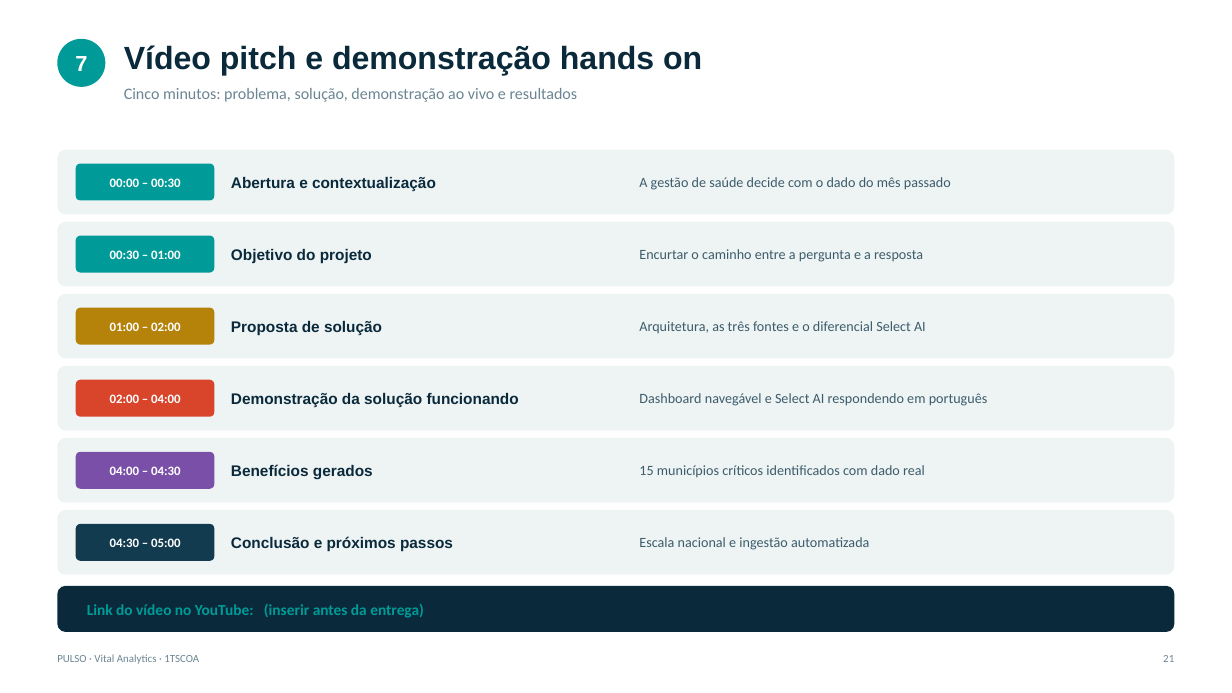
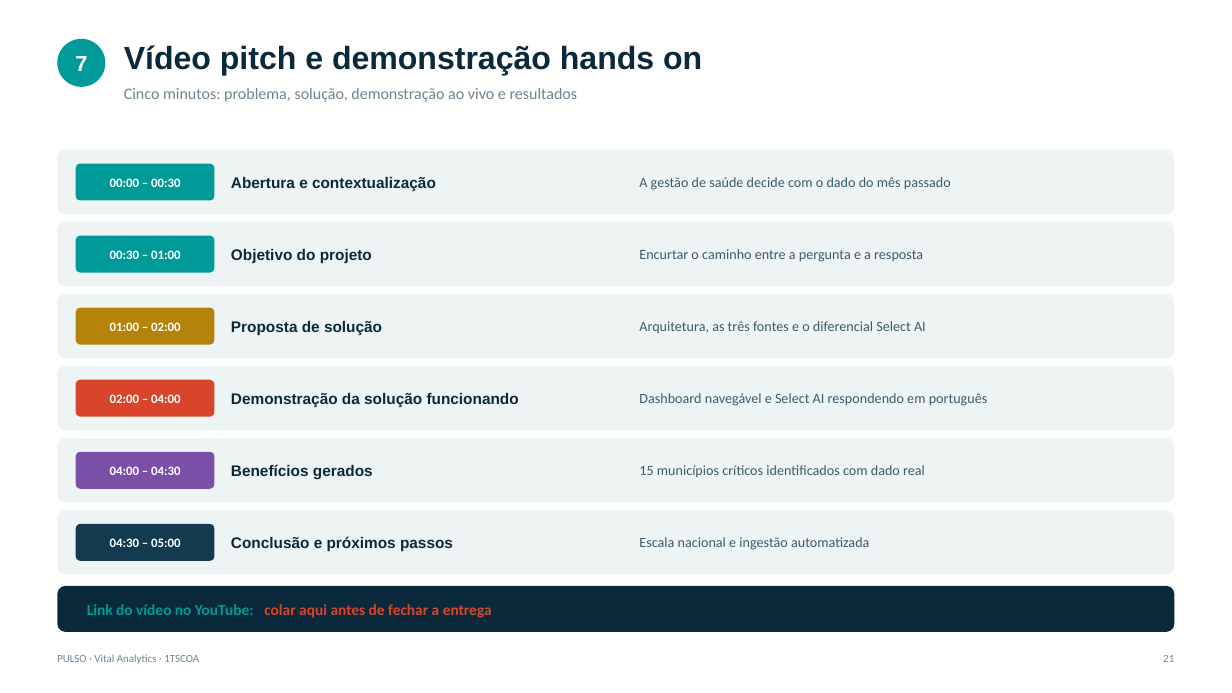
Before and after one commit to nelsondiniz-p/pulso-vital-analytics, a slide deck: slide 21 of EC_Sprint_2_1TSCO_EvidenciasConstrucao_PULSO_VitalAnalytics.pptx. Drawn at 1232x693 pixels with LibreOffice and Linux fonts; fonts in the diff are those of the drawing. Boxes give left, top, right and bottom in pixels: in the first picture for what was removed or moved away, otherwise in the second. Text is boxed around its words. In the diff, an @@ line names an element or a change of style, - is before the commit and + after.

Commit message:
Separa documentacao tecnica de material interno da equipe
O repositorio publico e o entregavel tecnico do projeto. Tres coisas nao
pertenciam a ele:

- docs/guia_oracle.md era um tutorial de criacao de conta na Oracle Cloud,
  escrito para a propria equipe. Reescrito como docs/implantacao_oracle.md,
  na voz do projeto: pre-requisitos, ordem de execucao dos scripts, validacao
  da carga e diagnostico da camada Select AI.
- docs/roteiro_video_pitch.md era o roteiro de fala da equipe, nao documentacao
  da solucao. Sai do repositorio e segue disponivel fora dele.
- As notas do apresentador do deck citavam pesos de avaliacao e traziam
  lembretes operacionais. Reescritas como orientacao de conteudo.

README e deck atualizados para a nova referencia.

```diff
--- a/EC_Sprint_2_1TSCO_EvidenciasConstrucao_PULSO_VitalAnalytics.pptx
+++ b/EC_Sprint_2_1TSCO_EvidenciasConstrucao_PULSO_VitalAnalytics.pptx
@@ text at (x1=87, y1=604, x2=492, y2=618): text changed; text colour #009B98 to #D9452B @@
-Link do vídeo no YouTube: (inserir antes da entrega)
+Link do vídeo no YouTube: colar aqui antes de fechar a entrega
```
Also in this commit, not shown: 1 other slide changed, 6 other files.
